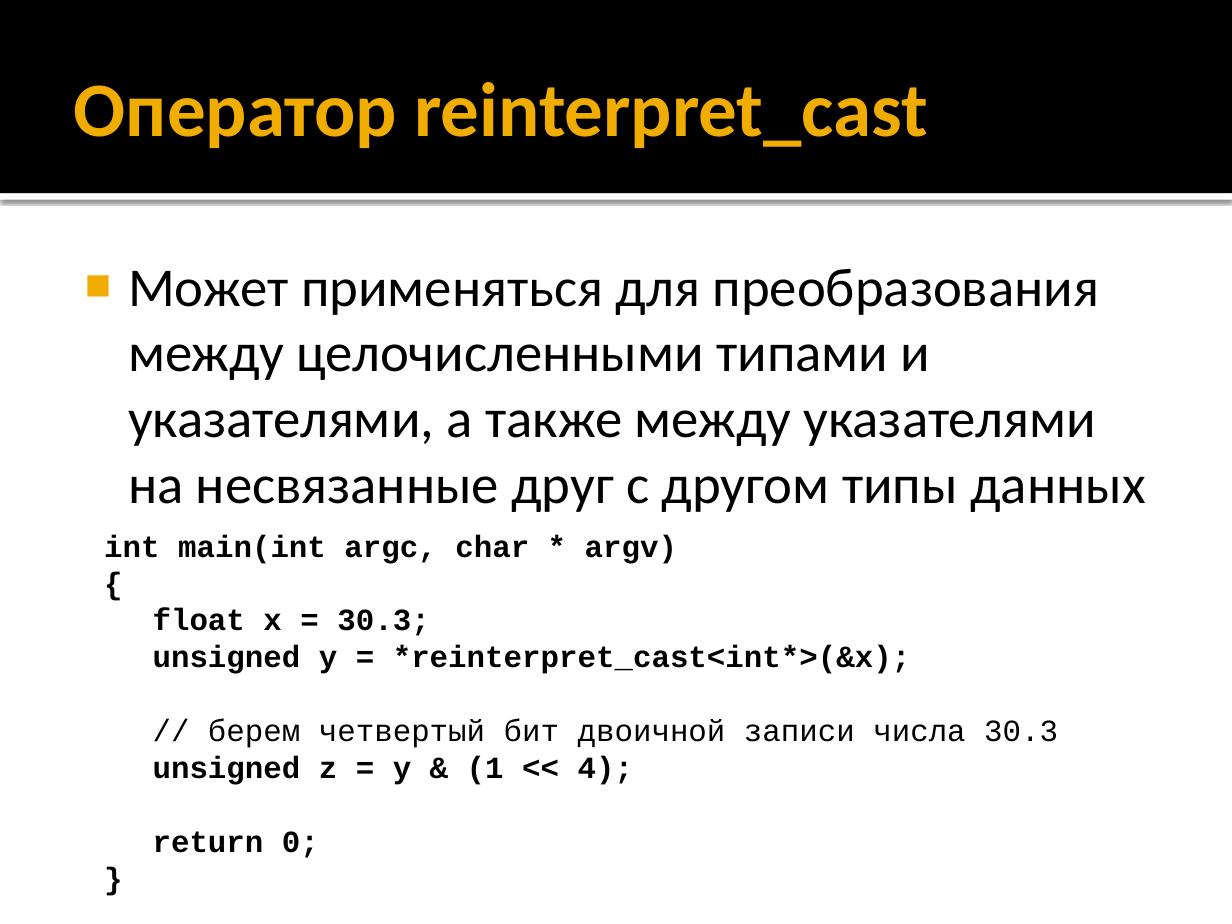
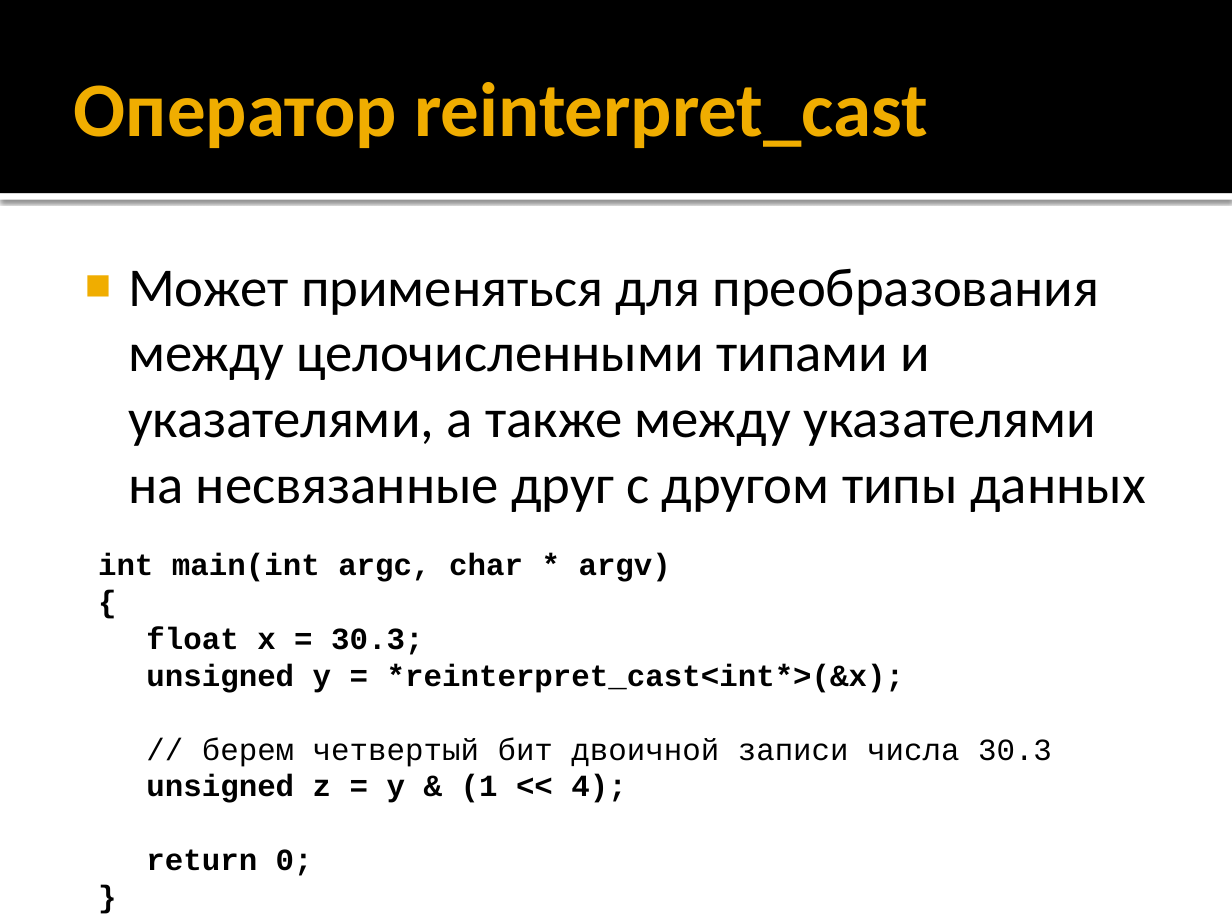
Before and after one commit to alexey-malov/oop, a slide deck: slide 60 of lectures/01/Синтаксис C++.pptx (slide 57 before the commit). Drawn at 1232x924 pixels with LibreOffice and Linux fonts; fonts in the diff are those of the drawing. Boxes give left, top, right and bottom in pixels: in the first picture for what was removed or moved away, otherwise in the second. Text is boxed around its words. In the diff, an @@ line names an element or a change of style, - is before the commit and + after.

```diff
--- a/lectures/01/Синтаксис C++.pptx
+++ b/lectures/01/Синтаксис C++.pptx
@@ text "int main(int argc, char * ...": place and size @@
-text "int main(int argc, char * ..." at [104, 534, 1058, 858]
+text "int main(int argc, char * ..." at [98, 553, 1052, 876]
```
Also in this commit, not shown: 9 other slides changed, 3 slides added.
